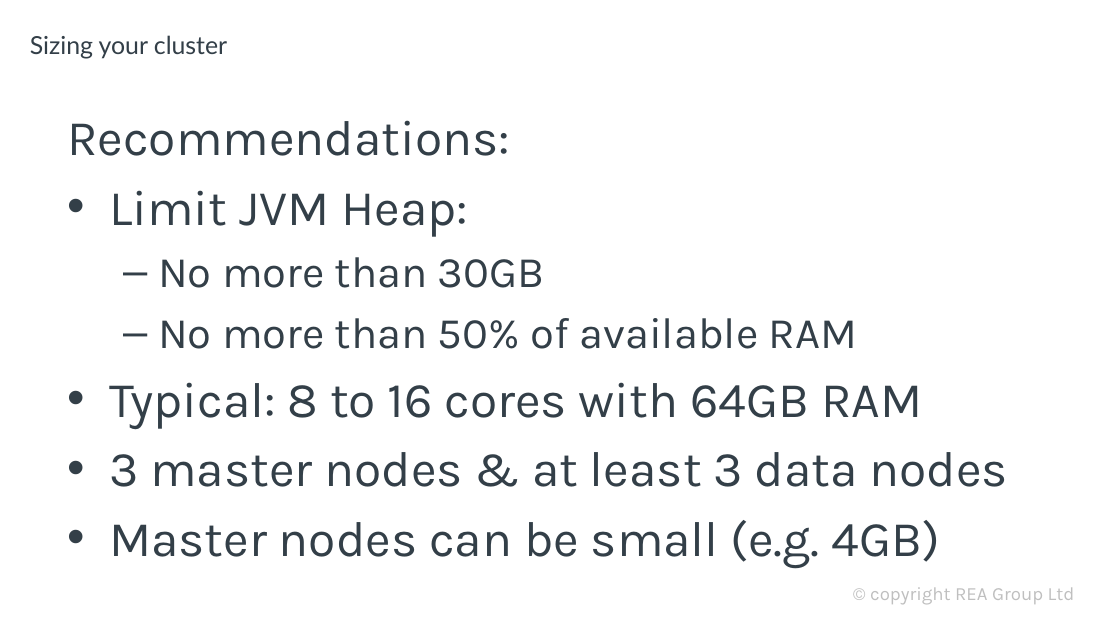
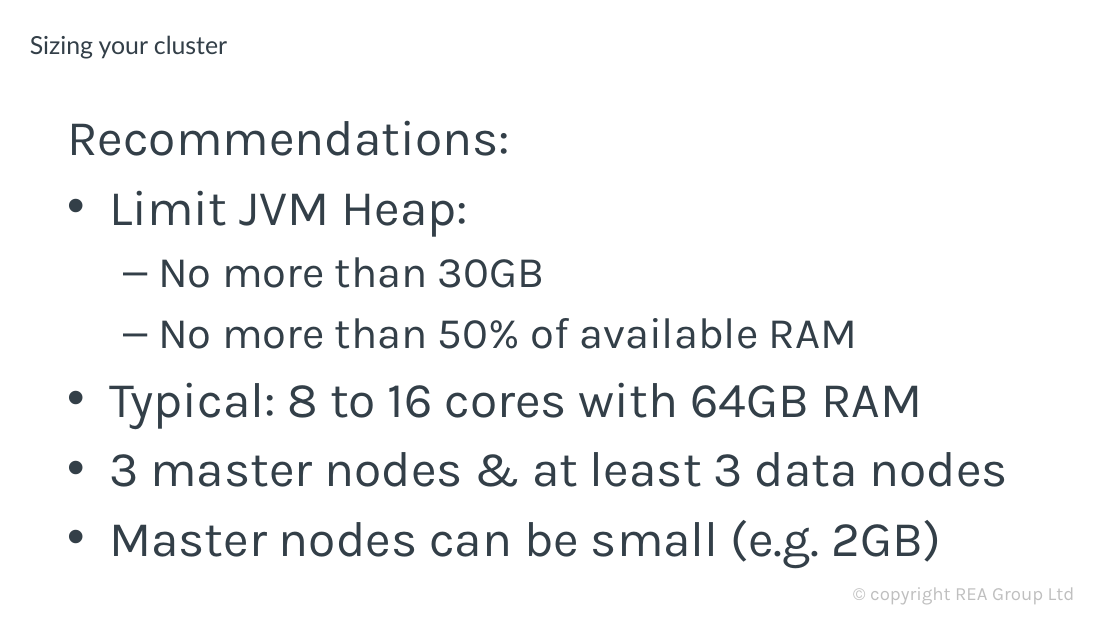
Before and after one commit to davidbkemp/advanced-elasticsearch-training, a slide deck: slide 14 of ElasticsearchOps.pptx. Drawn at 1120x630 pixels with LibreOffice and Linux fonts; fonts in the diff are those of the drawing; background and template pictures are left out. Boxes give left, top, right and bottom in pixels: in the first picture for what was removed or moved away, otherwise in the second. Text is boxed around its words. In the diff, an @@ line names an element or a change of style, - is before the commit and + after.

Commit message:
We have masters running on 2G servers
Update the powerpoint presentation to indicate that masters can actually be 2G servers.  Our listings search masters are only t3a.small with 2G of RAM.

```diff
--- a/ElasticsearchOps.pptx
+++ b/ElasticsearchOps.pptx
@@ text at <box>109,520,941,568</box>: text changed @@
-• Master nodes can be small (e.g. 4GB)
+• Master nodes can be small (e.g. 2GB)
```
